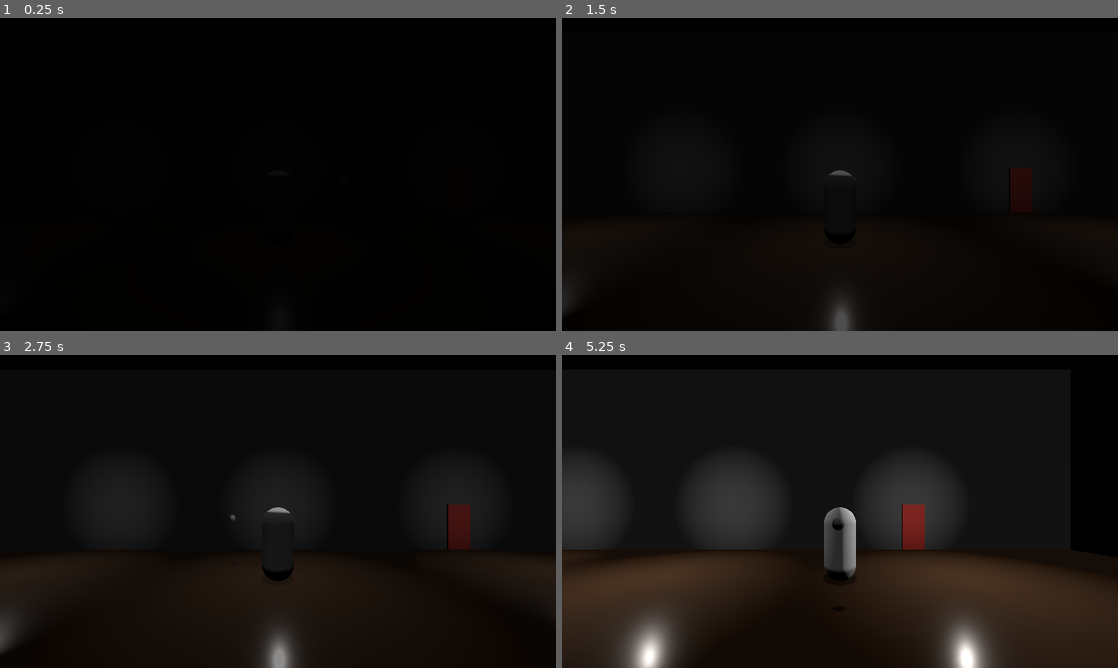
Above: before the commit, frames 1-4 (two rows, left to right).
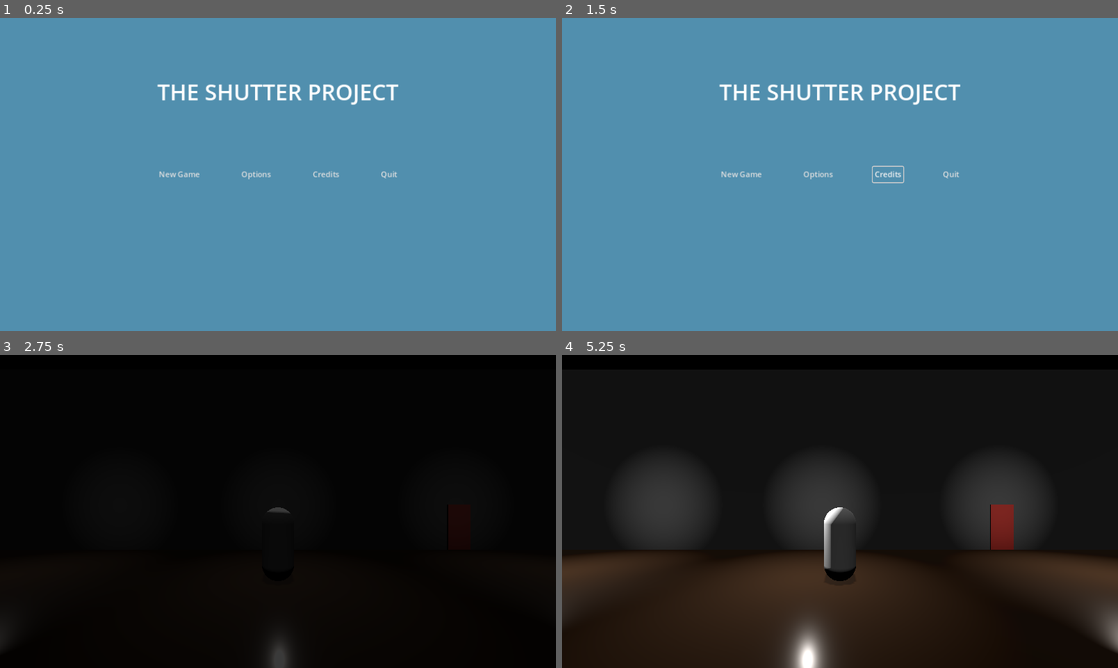
Above: after the commit, the same moments.

Repository: raptor0999/project-shutter
Game: Godot game, scene res://main.tscn
Two runs of this game, one before a commit and one after it. Both use one fixed random seed, a clock stepped at 60 frames per second and the inputs below.
Inputs (mouse positions are in pixels of both pictures, inside the frame that each line leads up to):
- Up to frame 1 (0.25 s): no input
- Up to frame 2 (1.5 s): click (817, 174) at 0.5 s, where only the run after the commit has a clickable "Options"; click (890, 174) at 1.25 s, where only the run after the commit has a clickable "Credits"
- Up to frame 3 (2.75 s): click (177, 511) at 2 s, where only the run after the commit has a clickable "New Game"
- Up to frame 4 (5.25 s): hold D (move_right) 2.78-3.53 s; tap E (door) every 0.75 s from 2.85 to 5.1 s; tap Space (jump) at 3.02, 3.77 s; hold A (move_left) 3.53-4.28 s; hold D (move_right) from 4.28 s (still down)

The runs differ from the first frame. In frame 1, 100% of the frame differs, in the area x 0-100%, y 0-100%; in frame 2, 100%; in frame 3, 1.7%; in frame 4, 30%.

Commit message:
Adds simple main menu and music player

Diff:
--- a/globals.gd
+++ b/globals.gd
@@ -1,12 +1,19 @@
 extends Node
 
+signal freeze_player()
 signal load_level(level_name, player_x)
+signal start_music()
+signal stop_music()
+signal music_volume_adjust(amt)
+signal sound_volume_adjust(amt)
+
+@export var music_volume = 0
+@export var sound_volume = 0
 
 # Called when the node enters the scene tree for the first time.
 func _ready() -> void:
 	pass # Replace with function body.
 
-
 # Called every frame. 'delta' is the elapsed time since the previous frame.
 func _process(delta: float) -> void:
 	pass
--- a/main.gd
+++ b/main.gd
@@ -1,12 +1,14 @@
 extends Node3D
 
+var player:CharacterBody3D = null
+
 @onready var level_node:Node3D = $Level
-@onready var fade_rect:ColorRect = $CanvasLayer/ColorRect
+@onready var fade_rect:ColorRect = $ColorRect
+@onready var music_player:AudioStreamPlayer = $MusicPlayer
 
 # Called when the node enters the scene tree for the first time.
 func _ready() -> void:
 	Globals.connect("load_level", load_level)
-	load_level("level1", 0.0)
 
 # Called every frame. 'delta' is the elapsed time since the previous frame.
 func _process(delta: float) -> void:
@@ -16,16 +18,19 @@
 	clear_current_level()
 	print("Cleared current level")
 
-	do_level_transition()
-
 	var level_scene = load("res://levels/" + level_name + ".tscn")
 	var level_instance = level_scene.instantiate()
 
 	level_node.add_child(level_instance)
 	print("Loaded level named: " + level_name)
 
+	Globals.start_music.emit()
+	print("Started music")
+
 	spawn_player(player_x)
 	print("Spawned player")
+
+	do_level_transition()
 
 func clear_current_level():
 	for l in level_node.get_children():
@@ -33,12 +38,14 @@
 
 func do_level_transition():
 	print("Doing level transition")
+	player.process_mode = Node.PROCESS_MODE_DISABLED
 	#var screen_size = get_viewport().get_visible_rect().size
 	#fade_rect.size = screen_size
 	var tween:Tween = create_tween()
-	tween.tween_property(fade_rect, "modulate:a", 0.0, 5.0).from(1.0)
-	tween.play
+	tween.tween_property(fade_rect, "modulate:a", 0.0, 3.0).from(1.0)
+	tween.play()
 	await tween.finished
+	player.process_mode = Node.PROCESS_MODE_INHERIT
 	print("Transition finished")
 
 func spawn_player(player_x: float):
@@ -47,4 +54,6 @@
 	player_instance.position.x = player_x
 	print("Player X: " + str(player_x))
 
+	player = player_instance
+
 	level_node.add_child(player_instance)
--- a/main.tscn
+++ b/main.tscn
@@ -1,22 +1,37 @@
-[gd_scene load_steps=3 format=3 uid="uid://palufeewp67b"]
+[gd_scene load_steps=5 format=3 uid="uid://palufeewp67b"]
 
 [ext_resource type="Script" path="res://main.gd" id="1_bfmrx"]
+[ext_resource type="Script" path="res://music_player.gd" id="3_8marf"]
 [ext_resource type="AudioStream" uid="uid://cn8n7k427ktik" path="res://assets/audio/music/dark_strings_1.mp3" id="3_d5fii"]
+[ext_resource type="PackedScene" uid="uid://ba5e6bp3swt3m" path="res://ui/main_menu.tscn" id="3_lq843"]
 
 [node name="Main" type="Node3D"]
 script = ExtResource("1_bfmrx")
 
 [node name="Level" type="Node3D" parent="."]
 
-[node name="AudioStreamPlayer" type="AudioStreamPlayer" parent="."]
+[node name="MusicPlayer" type="AudioStreamPlayer" parent="."]
 stream = ExtResource("3_d5fii")
+script = ExtResource("3_8marf")
 
-[node name="CanvasLayer" type="CanvasLayer" parent="."]
-
-[node name="ColorRect" type="ColorRect" parent="CanvasLayer"]
+[node name="ColorRect" type="ColorRect" parent="."]
+modulate = Color(1, 1, 1, 0)
 anchors_preset = 15
 anchor_right = 1.0
 anchor_bottom = 1.0
 grow_horizontal = 2
 grow_vertical = 2
 color = Color(0, 0, 0, 1)
+
+[node name="UI" type="Control" parent="."]
+process_mode = 3
+layout_mode = 3
+anchors_preset = 15
+anchor_right = 1.0
+anchor_bottom = 1.0
+grow_horizontal = 2
+grow_vertical = 2
+mouse_filter = 1
+
+[node name="MainMenu" parent="UI" instance=ExtResource("3_lq843")]
+layout_mode = 1
--- /dev/null
+++ b/music_player.gd
@@ -0,0 +1,25 @@
+extends AudioStreamPlayer
+
+# Called when the node enters the scene tree for the first time.
+func _ready() -> void:
+	Globals.connect("start_music", start_music)
+	Globals.connect("stop_music", stop_music)
+	Globals.connect("music_volume_adjust",  music_volume_adjust)
+	Globals.connect("sound_volume_adjust", sound_volume_adjust)
+
+# Called every frame. 'delta' is the elapsed time since the previous frame.
+func _process(delta: float) -> void:
+	pass
+
+func start_music():
+	if not playing:
+		play()
+
+func stop_music():
+	stop()
+
+func music_volume_adjust(amt):
+	Globals.music_volume += amt
+
+func sound_volume_adjust(amt):
+	Globals.sound_volume += amt
--- a/scenes/characters/player/player.gd
+++ b/scenes/characters/player/player.gd
@@ -7,7 +7,8 @@
 const JUMP_VELOCITY = 4.5
 
 func _ready():
-	anim.play("rotate_sound_test")
+	pass
+	#anim.play("rotate_sound_test")
 
 func _physics_process(delta: float) -> void:
 	# Add the gravity.
--- a/scenes/characters/player/player.tscn
+++ b/scenes/characters/player/player.tscn
@@ -27,6 +27,21 @@
 radius = 0.1
 height = 0.2
 
+[sub_resource type="Animation" id="Animation_0nmio"]
+length = 0.001
+tracks/0/type = "value"
+tracks/0/imported = false
+tracks/0/enabled = true
+tracks/0/path = NodePath("RotateNode:rotation")
+tracks/0/interp = 1
+tracks/0/loop_wrap = true
+tracks/0/keys = {
+"times": PackedFloat32Array(0),
+"transitions": PackedFloat32Array(1),
+"update": 0,
+"values": [Vector3(0, 0, 0)]
+}
+
 [sub_resource type="Animation" id="Animation_ia346"]
 resource_name = "rotate_sound_test"
 length = 14.0
@@ -42,21 +57,6 @@
 "transitions": PackedFloat32Array(1, 1, 1),
 "update": 0,
 "values": [Vector3(0, 0, 0), Vector3(0, 6.28319, 0), Vector3(0, 6.28319, 6.28319)]
-}
-
-[sub_resource type="Animation" id="Animation_0nmio"]
-length = 0.001
-tracks/0/type = "value"
-tracks/0/imported = false
-tracks/0/enabled = true
-tracks/0/path = NodePath("RotateNode:rotation")
-tracks/0/interp = 1
-tracks/0/loop_wrap = true
-tracks/0/keys = {
-"times": PackedFloat32Array(0),
-"transitions": PackedFloat32Array(1),
-"update": 0,
-"values": [Vector3(0, 0, 0)]
 }
 
 [sub_resource type="AnimationLibrary" id="AnimationLibrary_mll56"]
@@ -88,11 +88,11 @@
 transform = Transform3D(1, 0, 0, 0, 1, 0, 0, 0, 1, 0, 0.7, 0)
 
 [node name="RotateNode" type="Node3D" parent="."]
+visible = false
 
 [node name="AudioStreamPlayer3D" type="AudioStreamPlayer3D" parent="RotateNode"]
 transform = Transform3D(1, 0, 0, 0, 1, 0, 0, 0, 1, 1.8, 0.6, 0)
 stream = ExtResource("2_ffmdf")
-autoplay = true
 
 [node name="MeshInstance3D" type="MeshInstance3D" parent="RotateNode"]
 transform = Transform3D(1, 0, 0, 0, 1, 0, 0, 0, 1, 1.8, 0.6, 0)
--- /dev/null
+++ b/ui/main_menu.gd
@@ -0,0 +1,34 @@
+extends Control
+
+
+# Called when the node enters the scene tree for the first time.
+func _ready() -> void:
+	if true:
+		$HBoxContainer/Continue.hide()
+		$HBoxContainer/Control.hide()
+
+	print(OS.get_name())
+
+	if OS.get_name() == "HTML5":
+		$HBoxContainer/Control4.hide()
+		$HBoxContainer/Quit.hide()
+
+# Called every frame. 'delta' is the elapsed time since the previous frame.
+func _process(delta: float) -> void:
+	pass
+
+func _on_continue_pressed() -> void:
+	print("Continue pressed...")
+
+func _on_new_game_pressed() -> void:
+	Globals.load_level.emit("level1", 0.0)
+	queue_free()
+
+func _on_options_pressed() -> void:
+	print("Options pressed...")
+
+func _on_credits_pressed() -> void:
+	print("Credits pressed...")
+
+func _on_quit_pressed() -> void:
+	get_tree().quit()
--- /dev/null
+++ b/ui/main_menu.tscn
@@ -0,0 +1,108 @@
+[gd_scene load_steps=4 format=3 uid="uid://ba5e6bp3swt3m"]
+
+[ext_resource type="AudioStream" uid="uid://b6gtqyql47w0g" path="res://assets/audio/music/shutter_island_track_1.mp3" id="1_6ao8d"]
+[ext_resource type="Script" path="res://ui/main_menu.gd" id="1_8lk3j"]
+
+[sub_resource type="StyleBoxEmpty" id="StyleBoxEmpty_8oa7y"]
+content_margin_top = 120.0
+
+[node name="MainMenu" type="Control"]
+layout_mode = 3
+anchors_preset = 15
+anchor_right = 1.0
+anchor_bottom = 1.0
+grow_horizontal = 2
+grow_vertical = 2
+script = ExtResource("1_8lk3j")
+
+[node name="ColorRect" type="ColorRect" parent="."]
+layout_mode = 1
+anchors_preset = 15
+anchor_right = 1.0
+anchor_bottom = 1.0
+grow_horizontal = 2
+grow_vertical = 2
+color = Color(0.317647, 0.560784, 0.682353, 1)
+
+[node name="Label" type="Label" parent="."]
+layout_mode = 1
+anchors_preset = 10
+anchor_right = 1.0
+offset_bottom = 184.0
+grow_horizontal = 2
+theme_override_font_sizes/font_size = 46
+theme_override_styles/normal = SubResource("StyleBoxEmpty_8oa7y")
+text = "The Shutter Project"
+horizontal_alignment = 1
+uppercase = true
+
+[node name="HBoxContainer" type="HBoxContainer" parent="."]
+layout_mode = 1
+anchors_preset = 14
+anchor_top = 0.5
+anchor_right = 1.0
+anchor_bottom = 0.5
+offset_top = -15.5
+offset_bottom = 15.5
+grow_horizontal = 2
+grow_vertical = 2
+alignment = 1
+
+[node name="Continue" type="Button" parent="HBoxContainer"]
+layout_mode = 2
+size_flags_vertical = 4
+text = "Continue
+"
+flat = true
+
+[node name="Control" type="Control" parent="HBoxContainer"]
+custom_minimum_size = Vector2(70, 0)
+layout_mode = 2
+
+[node name="NewGame" type="Button" parent="HBoxContainer"]
+layout_mode = 2
+size_flags_vertical = 4
+text = "New Game
+"
+flat = true
+
+[node name="Control2" type="Control" parent="HBoxContainer"]
+custom_minimum_size = Vector2(70, 0)
+layout_mode = 2
+
+[node name="Options" type="Button" parent="HBoxContainer"]
+layout_mode = 2
+size_flags_vertical = 4
+text = "Options
+"
+flat = true
+
+[node name="Control3" type="Control" parent="HBoxContainer"]
+custom_minimum_size = Vector2(70, 0)
+layout_mode = 2
+
+[node name="Credits" type="Button" parent="HBoxContainer"]
+layout_mode = 2
+size_flags_vertical = 4
+text = "Credits"
+flat = true
+
+[node name="Control4" type="Control" parent="HBoxContainer"]
+custom_minimum_size = Vector2(70, 0)
+layout_mode = 2
+
+[node name="Quit" type="Button" parent="HBoxContainer"]
+layout_mode = 2
+size_flags_vertical = 4
+text = "Quit"
+flat = true
+
+[node name="AudioStreamPlayer" type="AudioStreamPlayer" parent="."]
+stream = ExtResource("1_6ao8d")
+autoplay = true
+
+[connection signal="pressed" from="HBoxContainer/Continue" to="." method="_on_continue_pressed"]
+[connection signal="pressed" from="HBoxContainer/NewGame" to="." method="_on_new_game_pressed"]
+[connection signal="pressed" from="HBoxContainer/Options" to="." method="_on_options_pressed"]
+[connection signal="pressed" from="HBoxContainer/Credits" to="." method="_on_credits_pressed"]
+[connection signal="pressed" from="HBoxContainer/Quit" to="." method="_on_quit_pressed"]
Not shown, added: assets/audio/music/shutter_island_track_1.mp3.import
Not shown, added: assets/audio/music/shutter_island_track_1.mp3
